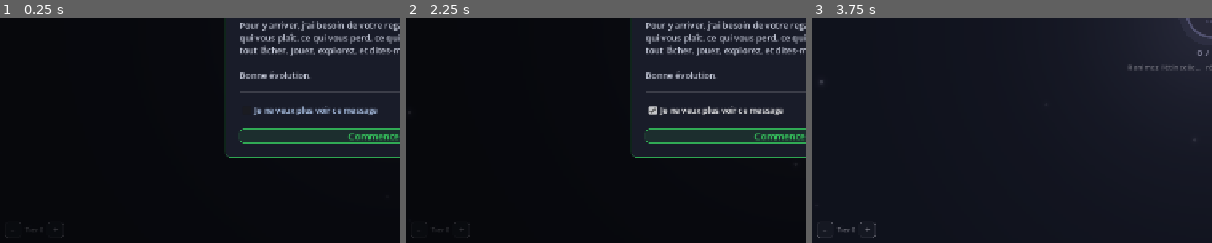
Above: before the commit, frames 1-3 (left to right).
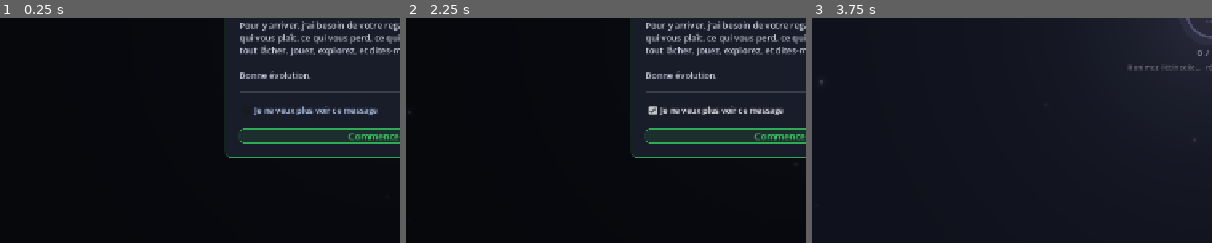
Above: after the commit, the same moments.

Repository: Rhend/Reliquary
Game: Godot game, scene res://scenes/village/village.tscn
Two runs of this game, one before a commit and one after it. Both use one fixed random seed, a clock stepped at 60 frames per second and the inputs below.
Inputs (mouse positions are % of the whole screen's width and height, from its top left):
- Up to frame 1 (0.25 s): no input
- Up to frame 2 (2.25 s): click "⚙" at 0.5 s; click (2, 97) at 1.25 s, where only the run before the commit has a clickable "−"; click "Je ne veux plus voir ce messa…" at 2 s
- Up to frame 3 (3.75 s): click (7, 97) at 2.75 s, where only the run before the commit has a clickable "+"; click "Commencer l'aventure" at 3.5 s
The pictures show only the part of the screen within x 0-50%, y 50-100%; the shares and areas given below are measured in that part.

The runs differ from the first frame. In frame 1, less than 0.1% of the frame differs, in the area x 1-16%, y 90-98%; in frame 2, less than 0.1%; in frame 3, less than 0.1%.

Commit message:
chore(release): desactive les flags de dev
- Balance.ECLOSION_CLIC_VALUE : 25 -> 1 (cadence d'eclosion normale, ~100 clics).
- Village.DEBUG_TIER_BUTTONS : true -> false (plus de boutons Tier +/- de debug).
LOG_ENABLED reste false (journal de combat desactive volontairement = etat release).

Co-Authored-By: Claude Opus 4.8 <noreply@anthropic.com>

Diff:
--- a/scenes/village/Village.gd
+++ b/scenes/village/Village.gd
@@ -101,7 +101,7 @@
 # du Village pour juger l'évolution visuelle du hub sans jouer.
 # ⚠ Modifie réellement GameData.village (peut finir dans la sauvegarde).
 # Mettre à false avant une release.
-const DEBUG_TIER_BUTTONS := true
+const DEBUG_TIER_BUTTONS := false
 var _debug_tier_lbl: Label = null
 
 # ─── Init ─────────────────────────────────────────────────────
--- a/scripts/autoloads/Balance.gd
+++ b/scripts/autoloads/Balance.gd
@@ -185,8 +185,8 @@
 # les expéditions (remplace l'ancien clicker d'XP menant à T1).
 const ECLOSION_CLICS: int = 100
 # Progression ajoutée par clic. Valeur normale : 1 (≈ 100 clics).
-# Réglée à 25 pour accélérer les tests (4 clics → paliers d'éveil 25/50/75/100).
-const ECLOSION_CLIC_VALUE: int = 25
+# (Peut être réglée temporairement à 25 pour accélérer les tests.)
+const ECLOSION_CLIC_VALUE: int = 1
 
 # ═══════════════════════════════════════════════════════════
 #  Régénération
